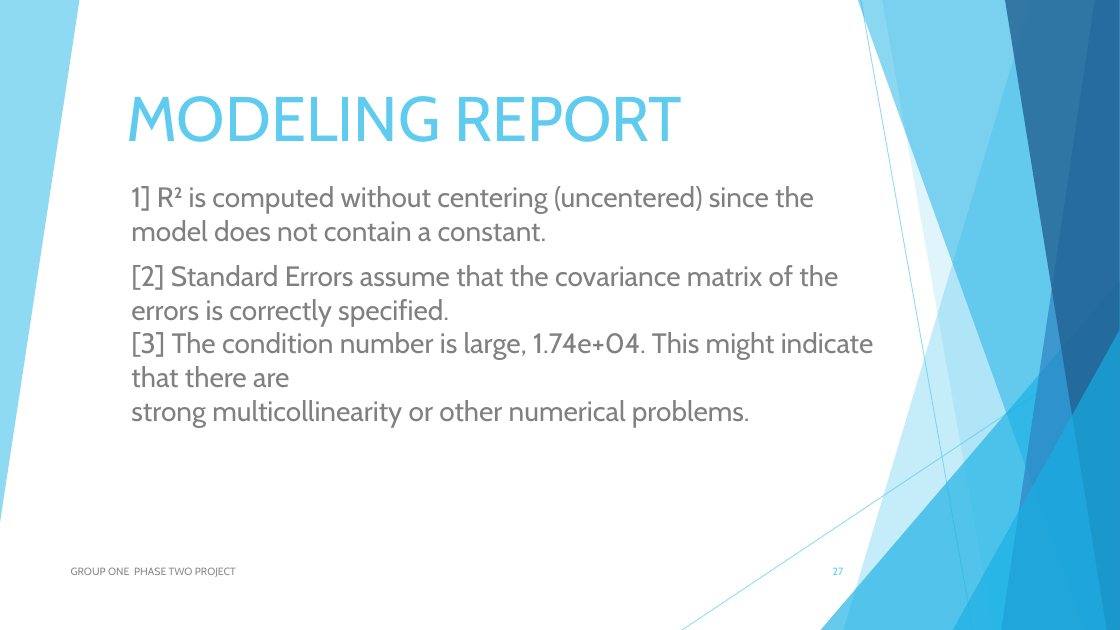
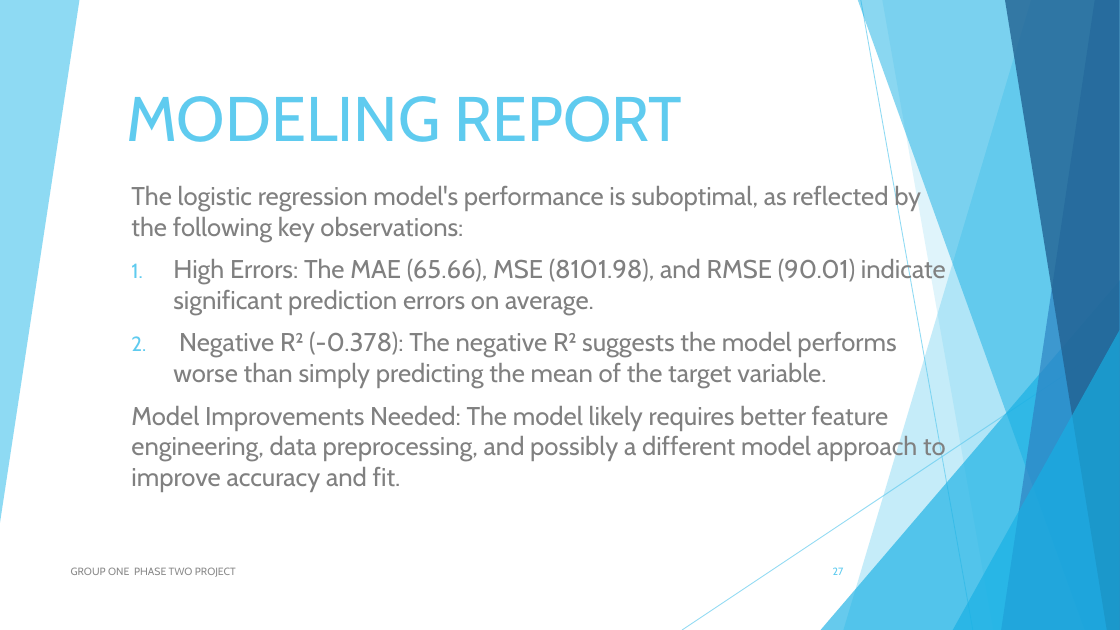
Before and after one commit to Sego-Mich/group_one_phase_two_project, a slide deck: slide 27 of PHASE TWO NON _TECH.pptx. Drawn at 1120x630 pixels with LibreOffice and Linux fonts; fonts in the diff are those of the drawing. Boxes give left, top, right and bottom in pixels: in the first picture for what was removed or moved away, otherwise in the second. Text is boxed around its words. In the diff, an @@ line names an element or a change of style, - is before the commit and + after.

```diff
--- a/PHASE TWO NON _TECH.pptx
+++ b/PHASE TWO NON _TECH.pptx
@@ subtitle at (131,186,946,492): text changed; size 24 to 22 pt @@
-1] R² is computed without centering (uncentered) since the model does not contain a constant.
-[2] Standard Errors assume that the covariance matrix of the errors is correctly specified.
-[3] The condition number is large, 1.74e+04. This might indicate that there are
-strong multicollinearity or other numerical problems.
+The logistic regression model's performance is suboptimal, as reflected by the following key observations:
+1. High Errors: The MAE (65.66), MSE (8101.98), and RMSE (90.01) indicate significant prediction errors on average.
+2. Negative R² (-0.378): The negative R² suggests the model performs worse than simply predicting the mean of the target variable.
+Model Improvements Needed: The model likely requires better feature engineering, data preprocessing, and possibly a different model approach to improve accuracy and fit.
```
Also in this commit, not shown: 3 other files.
